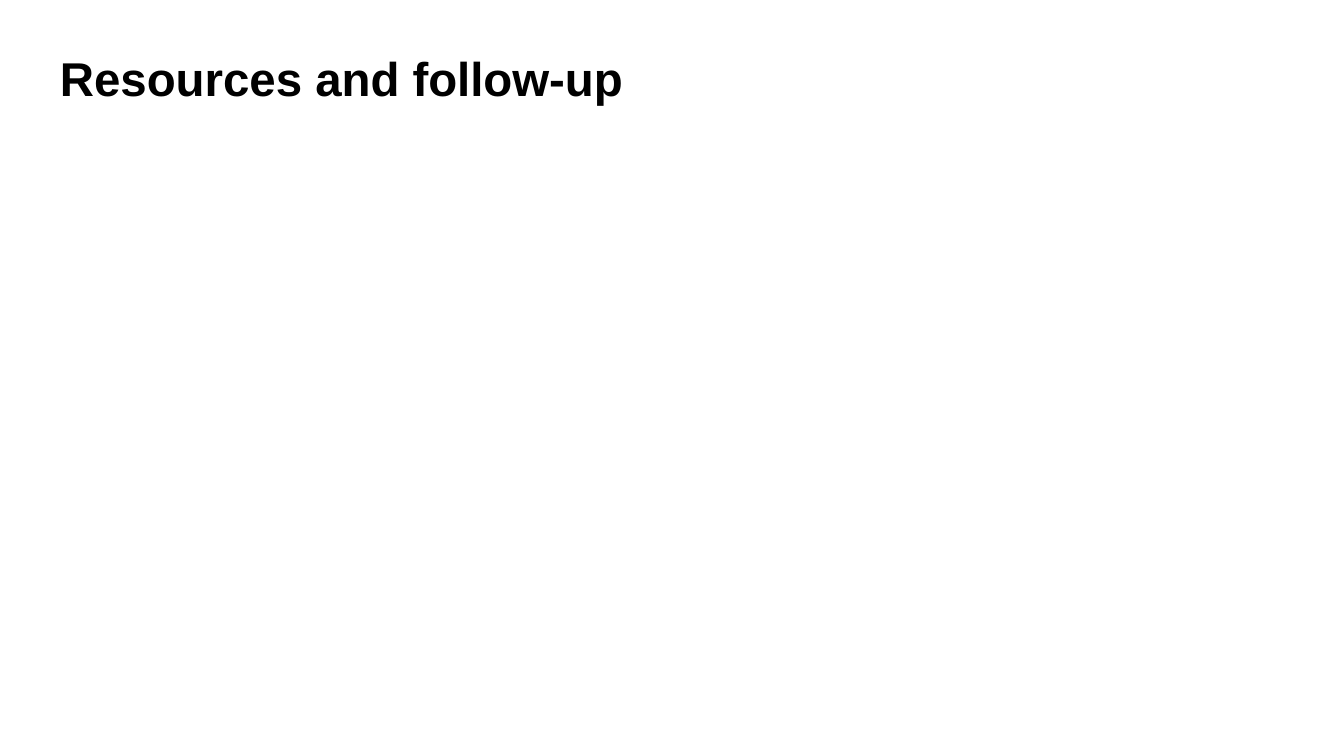
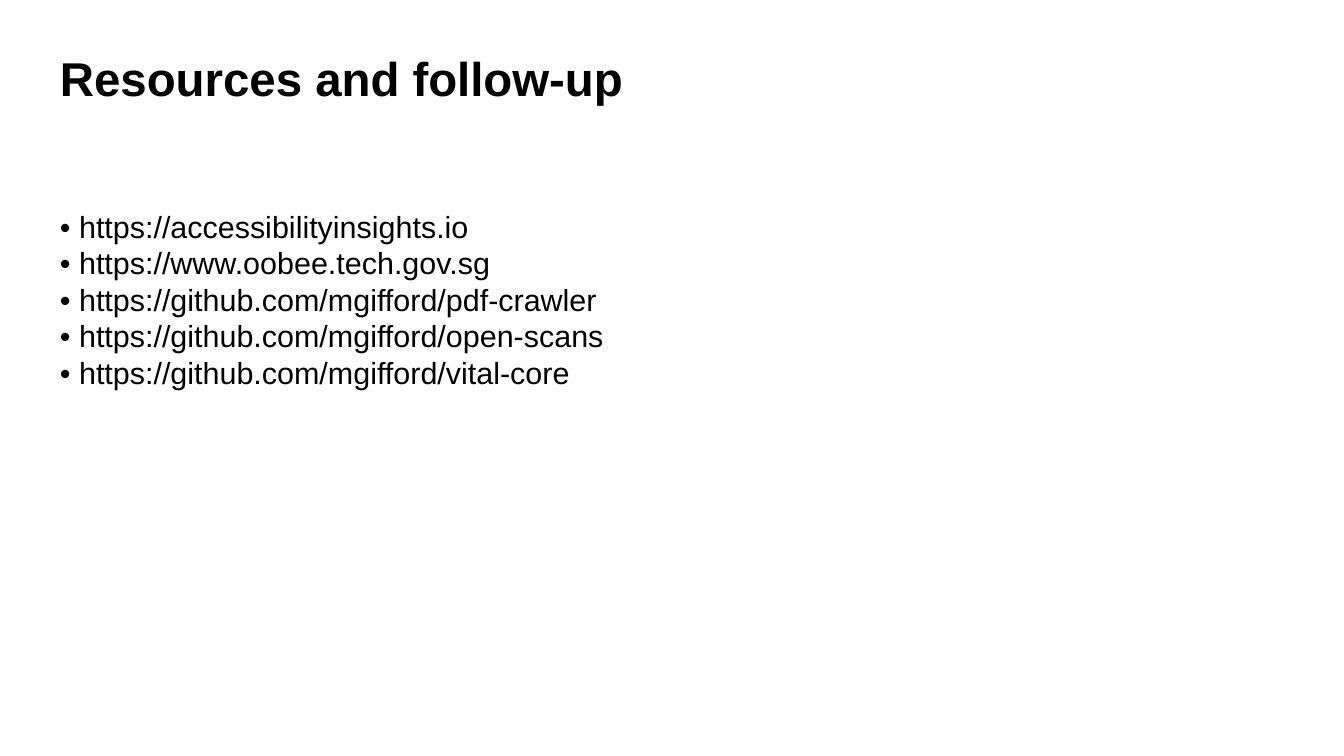
Before and after one commit to mgifford/ox.ca, a slide deck: slide 6 of presentations/UN-Community-Day/Scaling-Accessibility-Through-Open-Source_26Jun2026.odp. Drawn at 1344x756 pixels with LibreOffice and Linux fonts; fonts in the diff are those of the drawing. Boxes give left, top, right and bottom in pixels: in the first picture for what was removed or moved away, otherwise in the second. Text is boxed around its words. In the diff, an @@ line names an element or a change of style, - is before the commit and + after.

```diff
--- a/presentations/UN-Community-Day/Scaling-Accessibility-Through-Open-Source_26Jun2026.odp
+++ b/presentations/UN-Community-Day/Scaling-Accessibility-Through-Open-Source_26Jun2026.odp
@@ text added at bbox=[79, 216, 603, 390], 18 pt, text #000000 @@
+• https://accessibilityinsights.io
+• https://www.oobee.tech.gov.sg
+• https://github.com/mgifford/pdf-crawler
+• https://github.com/mgifford/open-scans
+• https://github.com/mgifford/vital-core
```
Also in this commit, not shown: 4 other files.
